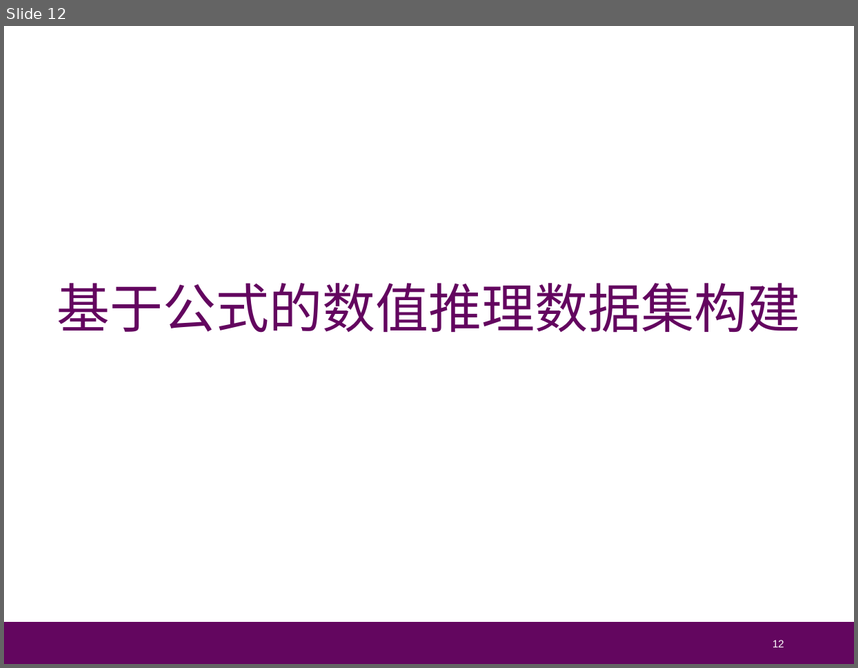
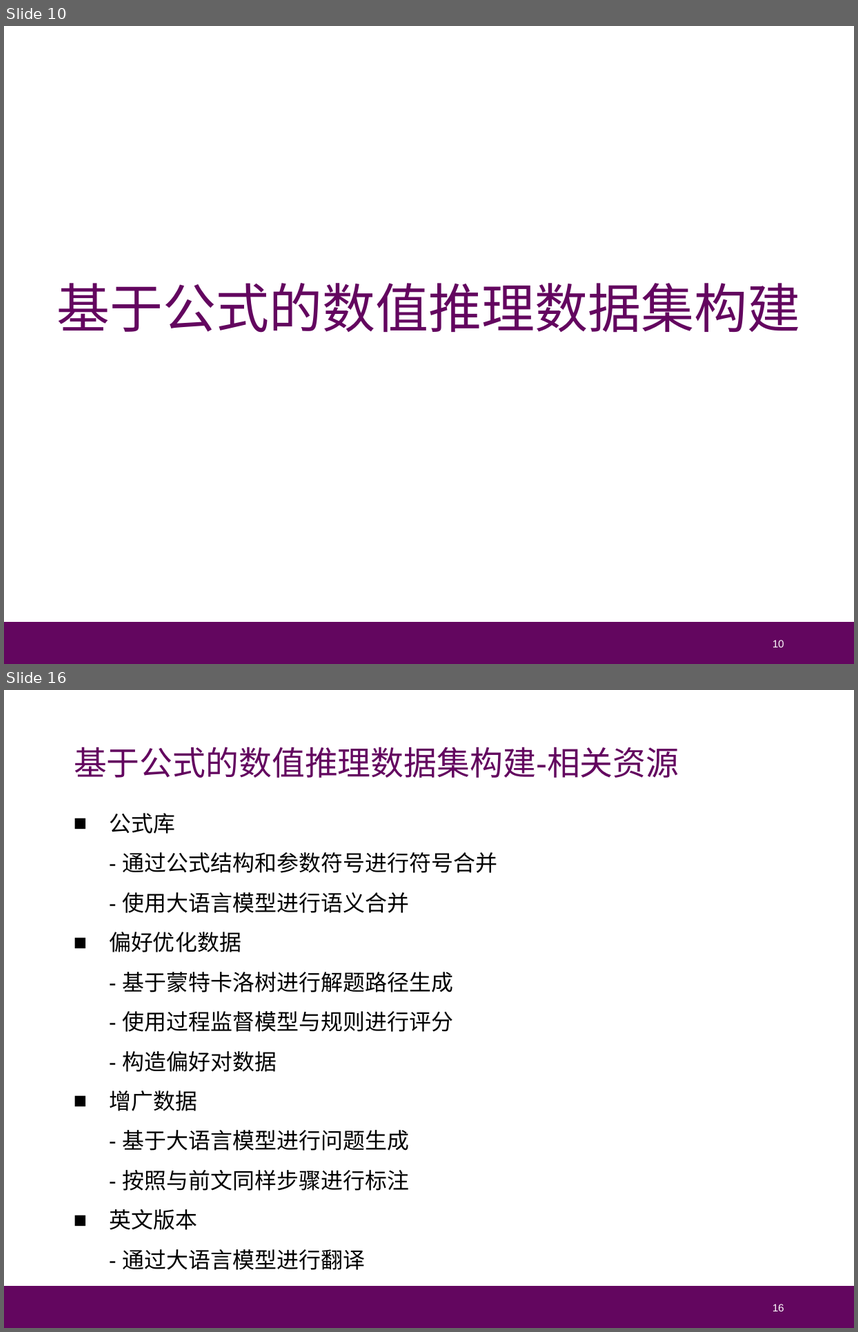
Before and after one commit to Cat-Overflow/NJU_thesis, a slide deck: 毕业答辩/论文答辩_朱博林.pptx. Shown one above the other, each under a label of ours: slide 12 before the commit, slides 10 and 16 after it; the slides between them are not shown. The pictures are 858x668 and 858x1332 pixels, drawn with LibreOffice and Linux fonts; fonts in the diff are those of the drawing. Boxes give left, top, right and bottom in pixels: in the first picture for what was removed or moved away, otherwise in the second. Text is boxed around its words. In the diff, an @@ line names an element or a change of style, - is before the commit and + after.

```diff
--- a/毕业答辩/论文答辩_朱博林.pptx
+++ b/毕业答辩/论文答辩_朱博林.pptx
@@ slide 16 added at box(4, 690, 854, 1328), background #FFFFFF; not listed: 1 template element that a slide beside it also shows @@
@@ text added at box(74, 747, 680, 778), 21 pt, text #63065F @@
+基于公式的数值推理数据集构建-相关资源
@@ text added at box(109, 813, 498, 1270), 14 pt, text #000000 @@
+■ 公式库
+  - 通过公式结构和参数符号进行符号合并
+  - 使用大语言模型进行语义合并
+■ 偏好优化数据
+  - 基于蒙特卡洛树进行解题路径生成
+  - 使用过程监督模型与规则进行评分
+  - 构造偏好对数据
+■ 增广数据
+  - 基于大语言模型进行问题生成
+  - 按照与前文同样步骤进行标注
+■ 英文版本
+  - 通过大语言模型进行翻译
@@ page number added at box(773, 1303, 784, 1311), 6.8 pt, text #FFFFFF @@
+16
@@ what was slide 12 is now slide 10 @@
@@ page number at box(773, 639, 784, 647): text changed @@
-12
+10
```
Also in this commit, not shown: 3 slides changed, 15 other slides added, 18 slides removed.
